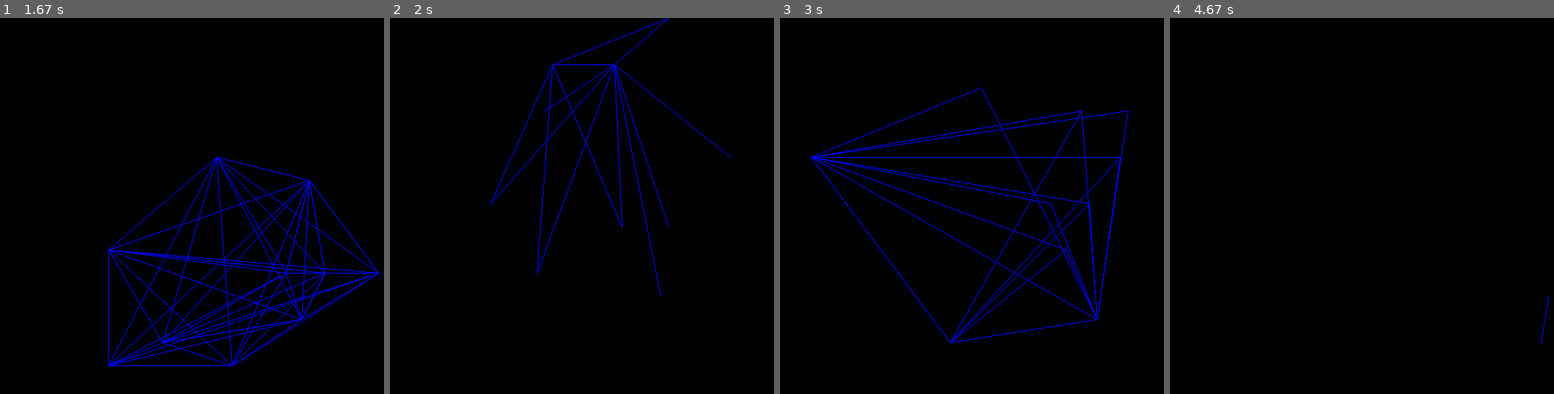
Above: before the commit, frames 1-4 (left to right).
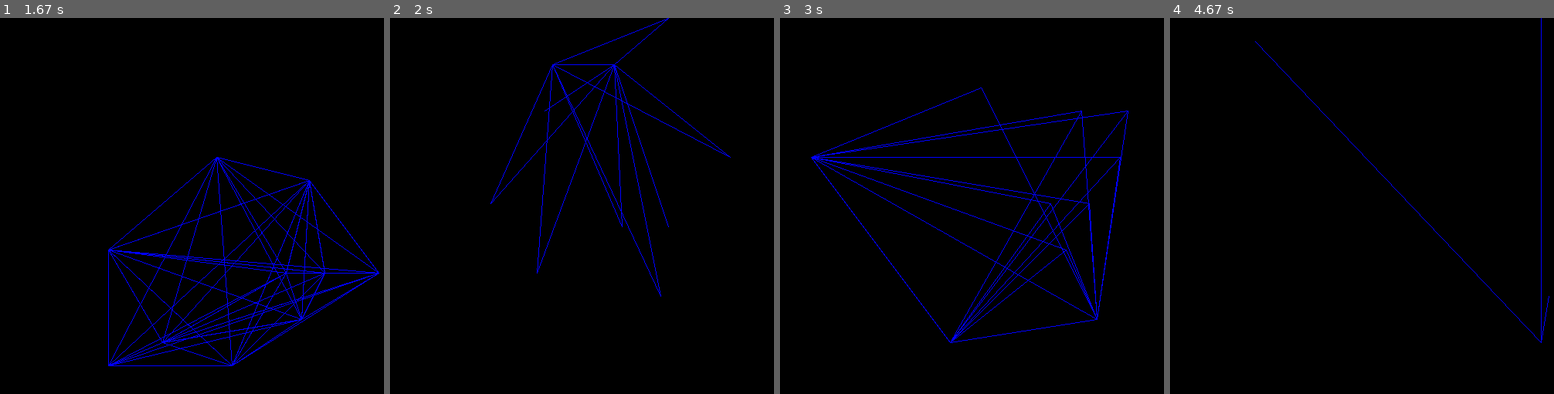
Above: after the commit, the same moments.

Repository: esmedrano/pygames
Game: pygame game, started from bubbles.py
The game is run twice, just before and just after one commit, with the same random seed, the same clock (stepped at 60 frames per second) and the same inputs.
Inputs:
- Up to frame 1 (1.67 s): no input
- Up to frame 2 (2 s): tap Space at 1.83 s
- Up to frame 3 (3 s): tap Space at 2.73 s
- Up to frame 4 (4.67 s): tap Space at 3.03, 3.73, 4.03, 4.3, 4.63 s

Frame 1 is identical in both runs. In frame 2, 0.2% of the frame differs, in the area x 42-89%, y 12-74%; in frame 3, 0.2%; in frame 4, 0.3%, in the area x 22-97%, y 0-87%.

Commit message:
Update bubbles.py

Diff:
--- a/bubbles.py
+++ b/bubbles.py
@@ -1,3 +1,6 @@
+# This program draws a random shape to the screen
+# Hold space to redraw
+
 import pygame as pg
 import random as rand
 
@@ -6,16 +9,6 @@
 window_h = window_w  # The window of this drawing is a square
 window = pg.display.set_mode((window_w, window_h))
 pg.display.flip()
-
-
-def redraw():  # Redraw if space is pressed
-    keys = pg.key.get_pressed()
-    for key in keys:
-        if key == pg.K_SPACE:
-            window.fill(0, 0, 0)
-            return True
-        else:
-            return False
 
 
 def get_points():  # Define a random set of points within a set range
@@ -44,13 +37,13 @@
         for event in pg.event.get():
             if event.type == pg.QUIT:
                 quit()
-        if not drawn:
-            draw()
-            drawn = 1
         keys = pg.key.get_pressed()
         if keys[pg.K_SPACE]:
             window.fill((0, 0, 0))
             drawn = 0
+        if not drawn:
+            draw()
+            drawn = 1
 
 
 if __name__ == "__main__":
